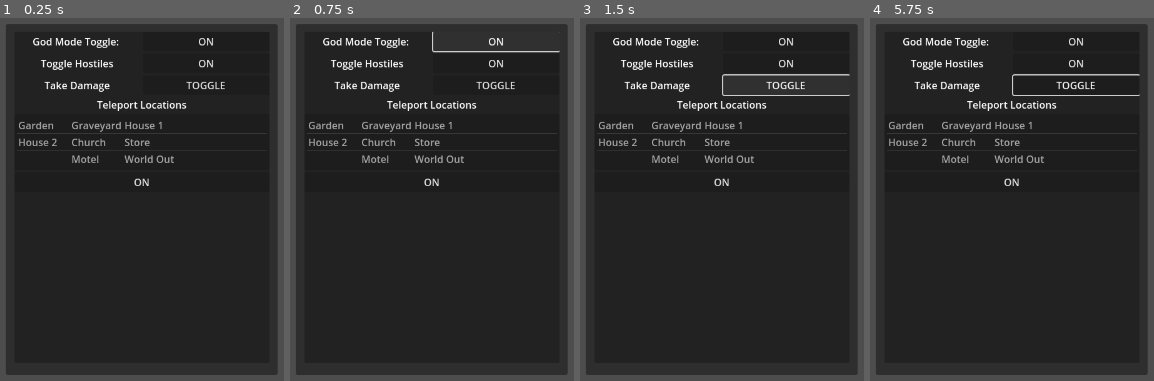
Above: before the commit, frames 1-4 (left to right).
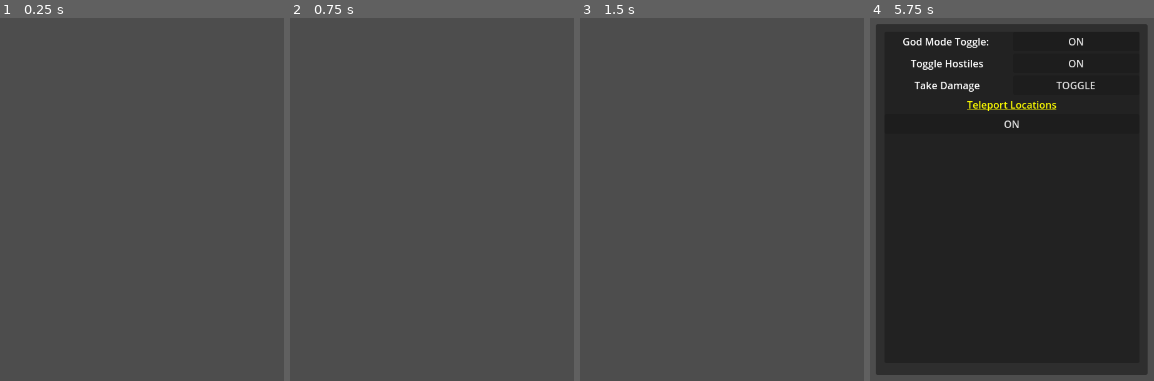
Above: after the commit, the same moments.

Repository: DaLouuu/GAMEDES-Final-Game-Project
Game: Godot game, scene res://utils/menus/cheats/cheat_menu.tscn
The game is run twice, just before and just after one commit, with the same random seed, the same clock (stepped at 60 frames per second) and the same inputs. This scene is started directly instead of the project's main scene.
Inputs (mouse positions are in pixels of both pictures, inside the frame that each line leads up to):
- Up to frame 1 (0.25 s): no input
- Up to frame 2 (0.75 s): click (497, 39) at 0.5 s, where only the run before the commit has a clickable "ON"
- Up to frame 3 (1.5 s): click (787, 86) at 1.25 s, where only the run before the commit has a clickable "TOGGLE"
- Up to frame 4 (5.75 s): tap Enter at 2, 3.5, 5 s; move the mouse to (938, 214) at 2.02 s; hold D (right) 2.03-2.78 s; tap E (interact) at 2.1, 3.6, 5.1 s; click (938, 214) at 2.17 s; tap Space at 2.75, 4.25 s; move the mouse to (outside the picture) at 2.77 s; hold S (down) 2.78-3.53 s; tap Shift (sprint) at 2.85, 4.35 s; click (outside the picture) at 2.92 s; move the mouse to (outside the picture) at 3.52 s; hold D (right) 3.53-4.28 s; click (outside the picture) at 3.67 s; move the mouse to (outside the picture) at 4.27 s; hold W (up) 4.28-5.03 s; click (outside the picture) at 4.42 s; move the mouse to (1000, 304) at 5.02 s; hold A (left) from 5.03 s (still down); click (1000, 304) at 5.17 s; tap F1 (cheat_menu, bound only after the commit) at 5.65 s

The runs differ from the first frame. In frame 1, 91% of the frame differs, in the area x 2-98%, y 1-99%; in frame 2, 91%; in frame 3, 91%; in frame 4, 2.3%.

Commit message:
update easy and difficult

Diff:
--- /dev/null
+++ b/pamahiin/dev/dana's testing stuff/Player.tscn
@@ -0,0 +1,6 @@
+[gd_scene load_steps=2 format=3 uid="uid://ckppi2km5a6ip"]
+
+[ext_resource type="Script" uid="uid://b3icdej23vft1" path="res://dev/dana's testing stuff/player.gd" id="1_44paw"]
+
+[node name="Player" type="Node2D" groups=["Player"]]
+script = ExtResource("1_44paw")
--- /dev/null
+++ b/pamahiin/dev/dana's testing stuff/TestScene.tscn
@@ -0,0 +1,7 @@
+[gd_scene load_steps=2 format=3 uid="uid://cowtkfl77v062"]
+
+[ext_resource type="PackedScene" uid="uid://dm1svngkxgtnm" path="res://utils/menus/cheats/cheat_menu.tscn" id="1_juabb"]
+
+[node name="TestScene" type="Node2D"]
+
+[node name="Control" parent="." instance=ExtResource("1_juabb")]
--- /dev/null
+++ b/pamahiin/dev/dana's testing stuff/player.gd
@@ -0,0 +1,8 @@
+extends Node2D
+
+var inventory = ["Rosary", "Salt", "Candle"]
+var sanity = 100
+var max_sanity = 100
+var is_invulnerable = false
+
+signal sanity_changed(new_sanity)
--- a/pamahiin/project.godot
+++ b/pamahiin/project.godot
@@ -63,6 +63,21 @@
 "events": [Object(InputEventKey,"resource_local_to_scene":false,"resource_name":"","device":-1,"window_id":0,"alt_press …(195 unchanged characters)…
 ]
 }
+cheat_menu={
+"deadzone": 0.2,
+"events": [Object(InputEventKey,"resource_local_to_scene":false,"resource_name":"","device":-1,"window_id":0,"alt_pressed":false,"shift_pressed":false,"ctrl_pressed":false,"meta_pressed":false,"pressed":false,"keycode":0,"physical_keycode":4194332,"key_label":0,"unicode":0,"location":0,"echo":false,"script":null)
+]
+}
+pause_menu={
+"deadzone": 0.2,
+"events": [Object(InputEventKey,"resource_local_to_scene":false,"resource_name":"","device":-1,"window_id":0,"alt_pressed":false,"shift_pressed":false,"ctrl_pressed":false,"meta_pressed":false,"pressed":false,"keycode":0,"physical_keycode":4194305,"key_label":0,"unicode":0,"location":0,"echo":false,"script":null)
+]
+}
+inventory_menu={
+"deadzone": 0.2,
+"events": [Object(InputEventKey,"resource_local_to_scene":false,"resource_name":"","device":-1,"window_id":0,"alt_pressed":false,"shift_pressed":false,"ctrl_pressed":false,"meta_pressed":false,"pressed":false,"keycode":0,"physical_keycode":73,"key_label":0,"unicode":105,"location":0,"echo":false,"script":null)
+]
+}
 
 [layer_names]
 
--- /dev/null
+++ b/pamahiin/utils-scripts/menus/cheat_menu.gd
@@ -0,0 +1,140 @@
+extends MenuBase
+
+@onready var vbox = $Panel/ScrollContainer/PanelContainer/VBoxContainer
+@onready var teleport_label = vbox.get_node_or_null("RichTextLabel") # the label above ItemList
+@onready var teleport_list = vbox.get_node_or_null("ItemList")
+
+var toggles := {
+	"god_mode": false,
+	"hostiles": true,
+	"take_damage": true
+}
+
+# Example teleport destinations (adjust as needed)
+var teleport_map := {
+	"garden": "res://map_phase/garden/garden.tscn",
+	"graveyard": "res://map_phase/graveyard/graveyard.tscn",
+	"house 1": "res://map_phase/house1/house1.tscn",
+	"motel": "res://map_phase/motel/motel.tscn",
+	"church": "res://map_phase/church/church.tscn",
+	"store": "res://map_phase/store/store.tscn"
+}
+
+# -----------------------------------
+# Initialization
+# -----------------------------------
+func _ready():
+	super._ready()
+	_setup_buttons()
+	_setup_teleport_list()
+
+func _process(_delta):
+	if Input.is_action_just_pressed("cheat_menu"):
+		toggle()
+
+# -----------------------------------
+# Setup
+# -----------------------------------
+func _setup_buttons() -> void:
+	for row in vbox.get_children():
+		if row is HBoxContainer and row.get_child_count() >= 2:
+			var label = row.get_child(0)
+			var button = row.get_child(1)
+			if button is Button:
+				var text = ""
+				if label is Label or label is RichTextLabel:
+					text = label.text.to_lower()
+				if "god" in text:
+					button.pressed.connect(func(): _toggle_god_mode(button))
+				elif "hostile" in text:
+					button.pressed.connect(func(): _toggle_hostiles(button))
+				elif "damage" in text:
+					button.pressed.connect(func(): _toggle_damage(button))
+
+func _setup_teleport_list() -> void:
+	if not teleport_list or not teleport_list is ItemList:
+		return
+
+	teleport_list.clear()
+	for key in teleport_map.keys():
+		teleport_list.add_item(key.capitalize())
+
+	# Hide by default
+	teleport_list.visible = false
+
+	# Handle clicks
+	teleport_list.item_clicked.connect(func(index, _pos, _button):
+		var location_name = teleport_list.get_item_text(index)
+		_teleport_to(location_name)
+	)
+
+
+	# If there's a label above it, allow it to toggle visibility when clicked
+	if teleport_label and teleport_label is RichTextLabel:
+		# make the label look clickable
+		teleport_label.bbcode_enabled = true
+		teleport_label.text = "[color=yellow][u]Teleport Locations[/u][/color]"
+		teleport_label.gui_input.connect(_on_teleport_label_input)
+
+# -----------------------------------
+# Interactions
+# -----------------------------------
+func _on_teleport_label_input(event: InputEvent) -> void:
+	if event is InputEventMouseButton and event.pressed and event.button_index == MOUSE_BUTTON_LEFT:
+		teleport_list.visible = !teleport_list.visible
+		print("Teleport list visible:", teleport_list.visible)
+
+# -----------------------------------
+# Button Actions
+# -----------------------------------
+func _toggle_god_mode(button: Button):
+	toggles["god_mode"] = !toggles["god_mode"]
+	button.text = "ON" if toggles["god_mode"] else "OFF"
+	var player = _get_player()
+	if player:
+		player.is_invulnerable = toggles["god_mode"]
+		if toggles["god_mode"]:
+			player.sanity = player.max_sanity
+			player.emit_signal("sanity_changed", player.sanity)
+		print("God Mode:", toggles["god_mode"])
+
+func _toggle_hostiles(button: Button):
+	toggles["hostiles"] = !toggles["hostiles"]
+	button.text = "ON" if toggles["hostiles"] else "OFF"
+	var gc = _get_game_controller()
+	if gc and gc.has_method("set_hostiles_enabled"):
+		gc.set_hostiles_enabled(toggles["hostiles"])
+
+func _toggle_damage(button: Button):
+	toggles["take_damage"] = !toggles["take_damage"]
+	button.text = "ON" if toggles["take_damage"] else "OFF"
+	var player = _get_player()
+	if player:
+		player.is_invulnerable = not toggles["take_damage"]
+
+func _teleport_to(location: String):
+	var key = location.strip_edges().to_lower()
+	var scene_path = teleport_map.get(key, null)
+	if not scene_path:
+		print("No scene path mapped for:", location)
+		return
+	var gc = _get_game_controller()
+	if gc:
+		gc.change_2d_scene(scene_path)
+		close()
+
+# -----------------------------------
+# Helpers
+# -----------------------------------
+func _get_player():
+	var gc = _get_game_controller()
+	if gc and gc.has_node("Player"):
+		return gc.get_node("Player")
+	return get_tree().get_first_node_in_group("Player")
+
+func _get_game_controller():
+	if Engine.has_singleton("Global"):
+		var global = Engine.get_singleton("Global")
+		if "game_controller" in global:
+			return global.game_controller
+	return get_tree().get_root().find_node("GameController", true, false)
--- /dev/null
+++ b/pamahiin/utils-scripts/menus/exit_menu.gd
@@ -0,0 +1,15 @@
+extends MenuBase
+
+@onready var resume_button = $Panel/VBoxContainer/Resume
+@onready var settings_button = $Panel/VBoxContainer/Settings
+@onready var exit_button = $Panel/VBoxContainer/Exit
+
+func _ready():
+	super._ready()
+	resume_button.pressed.connect(close)
+	settings_button.pressed.connect(func(): print("Settings pressed"))
+	exit_button.pressed.connect(func(): get_tree().quit())
+
+func _process(_delta):
+	if Input.is_action_just_pressed("pause_menu"):
+		toggle()
--- /dev/null
+++ b/pamahiin/utils-scripts/menus/inventory_menu.gd
@@ -0,0 +1,25 @@
+extends MenuBase
+
+@onready var item_list = $Panel/ScrollContainer/ItemList
+@onready var close_button = $Panel/Close
+var player
+
+func _ready():
+	super._ready()
+	close_button.pressed.connect(close)
+	player = get_tree().get_first_node_in_group("Player")
+
+func _process(_delta):
+	if Input.is_action_just_pressed("inventory_menu"):
+		toggle()
+	if is_open:
+		_refresh_inventory()
+
+func _refresh_inventory():
+	if not player or not player.has_variable("inventory"):
+		return
+	item_list.queue_free_children()
+	for item in player.inventory:
+		var label = Label.new()
+		label.text = str(item)
+		item_list.add_child(label)
--- a/pamahiin/utils-scripts/menus/menu_Base.gd
+++ b/pamahiin/utils-scripts/menus/menu_Base.gd
@@ -1 +1,26 @@
-extends Node
+extends Control
+class_name MenuBase
+
+var is_open := false
+
+func _ready() -> void:
+	process_mode = Node.PROCESS_MODE_ALWAYS   # Keeps menu functional even when paused
+	visible = false
+
+func open() -> void:
+	is_open = true
+	visible = true
+	get_tree().paused = true
+	print("%s opened" % name)
+
+func close() -> void:
+	is_open = false
+	visible = false
+	get_tree().paused = false
+	print("%s closed" % name)
+
+func toggle() -> void:
+	if is_open:
+		close()
+	else:
+		open()
--- a/pamahiin/utils/menus/cheats/cheat_menu.tscn
+++ b/pamahiin/utils/menus/cheats/cheat_menu.tscn
@@ -1,4 +1,6 @@
-[gd_scene load_steps=2 format=3 uid="uid://dm1svngkxgtnm"]
+[gd_scene load_steps=3 format=3 uid="uid://dm1svngkxgtnm"]
+
+[ext_resource type="Script" uid="uid://cfrmbrjw5ifq3" path="res://utils-scripts/menus/cheat_menu.gd" id="1_w3wuy"]
 
 [sub_resource type="Theme" id="Theme_m8fia"]
 
@@ -9,6 +11,7 @@
 anchor_bottom = 1.0
 grow_horizontal = 2
 grow_vertical = 2
+script = ExtResource("1_w3wuy")
 
 [node name="Panel" type="Panel" parent="."]
 layout_mode = 1
Not shown, added: pamahiin/dev/dana's testing stuff/player.gd.uid
Not shown, added: pamahiin/utils-scripts/menus/cheat_menu.gd.uid
Not shown, added: pamahiin/utils-scripts/menus/exit_menu.gd.uid
Not shown, added: pamahiin/utils-scripts/menus/inventory_menu.gd.uid
Not shown, added: pamahiin.zip
